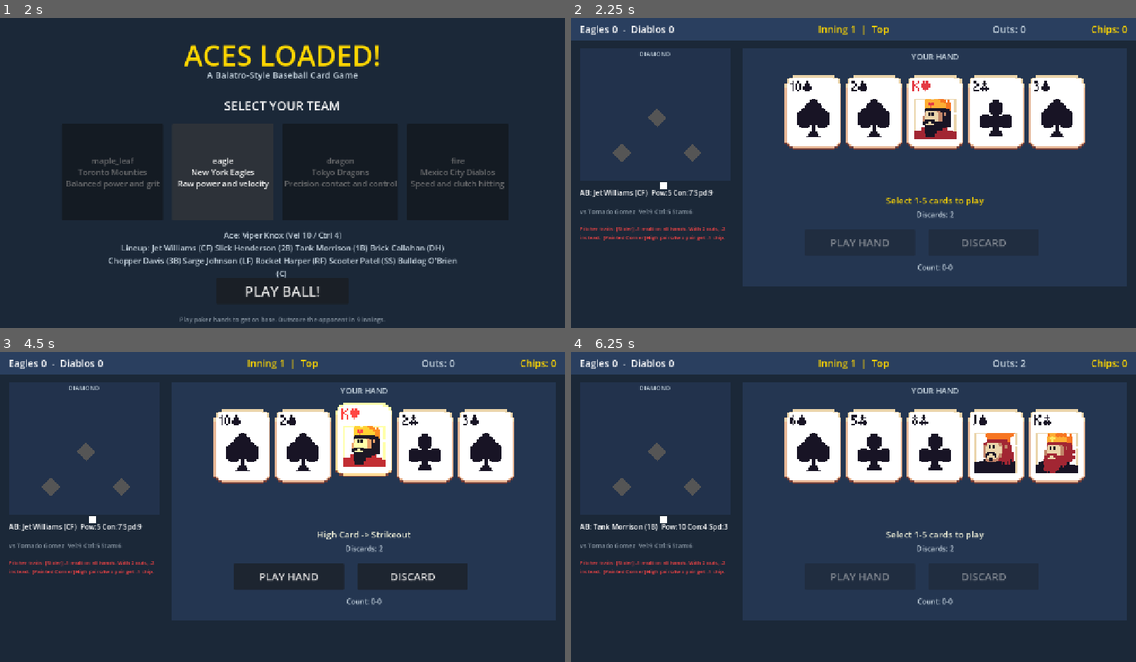
Above: before the commit, frames 1-4 (two rows, left to right).
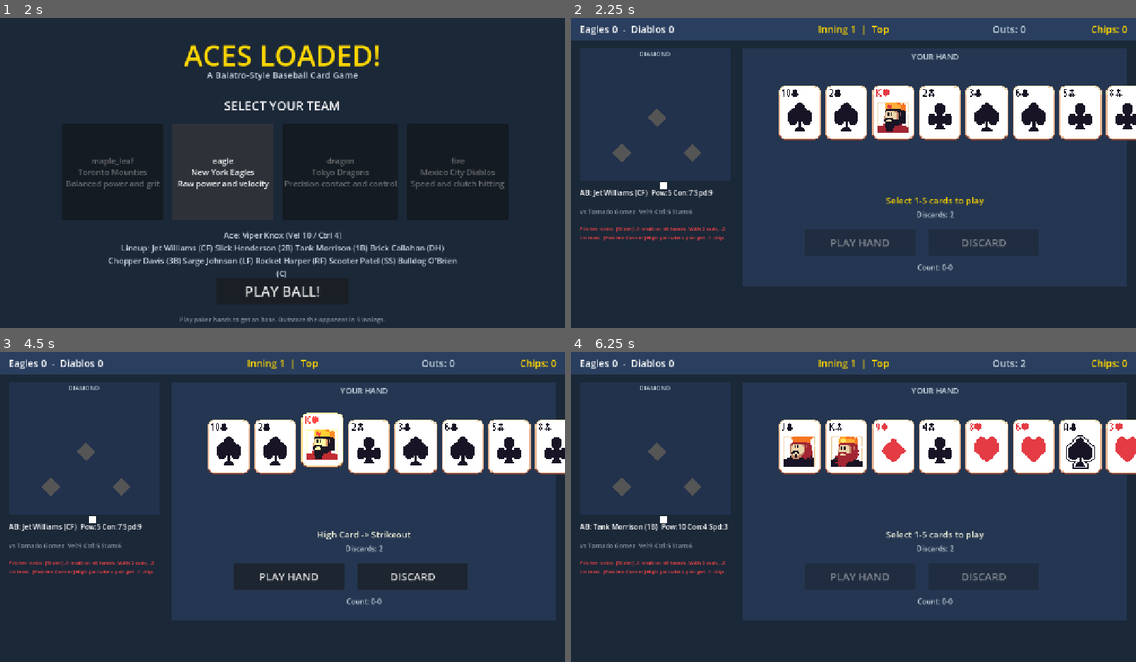
Above: after the commit, the same moments.

Repository: jakenbear/diamond-joker
Game: Godot game, scene res://scenes/title_scene.tscn
Two runs of this game, one before a commit and one after it. Both use one fixed random seed, a clock stepped at 60 frames per second and the inputs below.
Inputs (mouse positions are in pixels of both pictures, inside the frame that each line leads up to):
- Up to frame 1 (2 s): click "eagle New York Eagles Raw pow…" at 0.5 s; click "eagle New York Eagles Raw pow…" at 1.25 s
- Up to frame 2 (2.25 s): click "PLAY BALL!" at 2 s
- Up to frame 3 (4.5 s): tap Enter at 2.75, 4.25 s; move the mouse to (406, 494) at 2.77 s; click (406, 494) at 2.92 s; tap Space at 3.5 s; drag from (169, 525) to (254, 575) at 3.52 s; move the mouse to (339, 441) at 4.27 s; click (339, 441) at 4.42 s
- Up to frame 4 (6.25 s): click "PLAY HAND" at 5 s; click "PLAY HAND" at 5.75 s

Frame 1 is identical in both runs. In frame 2, 9.8% of the frame differs, in the area x 36-100%, y 18-43%; in frame 3, 9.8%; in frame 4, 10%.

Commit message:
feat: increase hand size to 8 cards + shrink card art to 3x
- All deck configs: handSize 5 → 8 (Balatro-style larger hand)
- Phaser: CARD_W/H 100x140 → 96x126, spacing 120 → 85 to fit 8 cards
- Godot: CARD_SCALE 4x → 3x, minimum size 128x168 → 96x126, 8 slots
- Tests updated for new hand size (257 passing)

Co-Authored-By: Claude Opus 4.6 <noreply@anthropic.com>

Diff:
--- a/godot/scenes/game_scene.gd
+++ b/godot/scenes/game_scene.gd
@@ -15,7 +15,7 @@
 # Card image file mapping: suit letter + rank string
 const SUIT_FILE := {"H": "h", "D": "d", "C": "c", "S": "s"}
 const RANK_FILE := {2:"2", 3:"3", 4:"4", 5:"5", 6:"6", 7:"7", 8:"8", 9:"9", 10:"10", 11:"j", 12:"q", 13:"k", 14:"a"}
-const CARD_SCALE := Vector2(4.0, 4.0)  # 32x42 -> 128x168
+const CARD_SCALE := Vector2(3.0, 3.0)  # 32x42 -> 96x126
 
 # Node references from the .tscn (% finds unique-named nodes)
 @onready var score_label: Label = %ScoreLabel
@@ -53,8 +53,8 @@
 	play_button.pressed.connect(_on_play_pressed)
 	discard_button.pressed.connect(_on_discard_pressed)
 
-	# Create 5 card slots with image support
-	for i in 5:
+	# Create 8 card slots with image support
+	for i in 8:
 		var slot := _create_card_slot(i)
 		card_container.add_child(slot["panel"])
 		card_panels.append(slot["panel"])
@@ -76,7 +76,7 @@
 func _create_card_slot(index: int) -> Dictionary:
 	# Just the card image — no background panel, no border
 	var tex_rect := TextureRect.new()
-	tex_rect.custom_minimum_size = Vector2(128, 168)
+	tex_rect.custom_minimum_size = Vector2(96, 126)
 	tex_rect.expand_mode = TextureRect.EXPAND_IGNORE_SIZE  # allow scaling beyond texture size
 	tex_rect.stretch_mode = TextureRect.STRETCH_KEEP_ASPECT_CENTERED
 	tex_rect.texture_filter = CanvasItem.TEXTURE_FILTER_NEAREST  # pixel art stays crisp
--- a/godot/scripts/data/decks.gd
+++ b/godot/scripts/data/decks.gd
@@ -16,31 +16,31 @@
 		"name": "Standard",
 		"description": "52-card deck - the classic.",
 		"discards": 2,
-		"hand_size": 5,
+		"hand_size": 8,
 	},
 	"no_face": {
 		"name": "No Face",
 		"description": "40 cards - no Jacks, Queens, or Kings. Straights are tighter.",
 		"discards": 2,
-		"hand_size": 5,
+		"hand_size": 8,
 	},
 	"double": {
 		"name": "Double Deck",
 		"description": "104 cards - two full decks shuffled together. Pairs everywhere.",
 		"discards": 3,
-		"hand_size": 5,
+		"hand_size": 8,
 	},
 	"all_hearts": {
 		"name": "All Hearts",
 		"description": "52 cards, all Hearts. Flushes guaranteed, suits won't help.",
 		"discards": 2,
-		"hand_size": 5,
+		"hand_size": 8,
 	},
 	"small_ball": {
 		"name": "Small Ball",
 		"description": "32 cards - only 7 and up. High-value hands, smaller deck.",
 		"discards": 2,
-		"hand_size": 5,
+		"hand_size": 8,
 	},
 }
 
Not shown, changed: data/decks.js
Not shown, changed: src/scenes/GameScene.js
Not shown, changed: test/sim.js
